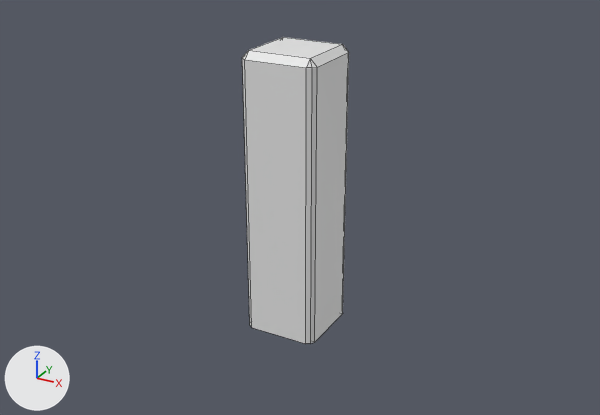
The FBX model Tunnel Ball/Assets/Meshes/Wall-Column-0p5x0p5x2.FBX: old version first, new version second.
The view is the same before and after, from a 50 mm lens placed at (2.88, -4.97, 3.27), pointed at (0.24, -0.19, 0.88). The axes (+X, +Y, +Z) are drawn at lower left. The lights are the same throughout. Mesh edges are drawn as thin lines. Where no turn or scale is listed for an object, it has been applied to the vertices.

The older version as bpy lines, for what is in view:
```python
me_mesh = bpy.data.meshes.new('Mesh')
me_mesh.from_pydata(...)  # 32 vertices, 34 faces; spans x -0.03..0.53, y -0.53..0.03, z 0.0..2.05
ob_wall_column_0p5x0p5x2 = bpy.data.objects.new('Wall-Column-0p5x0p5x2', me_mesh)
ob_wall_column_0p5x0p5x2.location = (0.0, 0.0, 0.0)
```
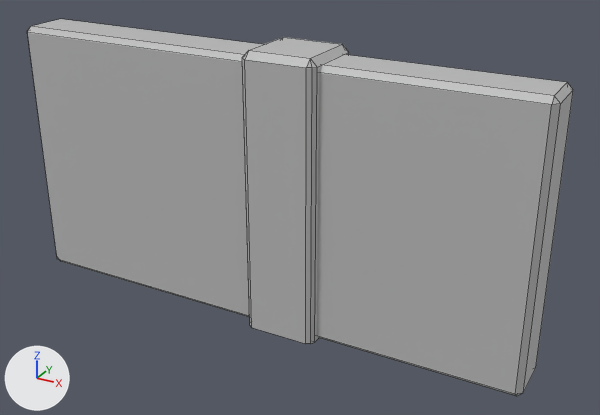
Where the newer file only moved an object's origin or applied its transform, the numbers keep the older frame.

Changed parts and their boxes (x1, y1, x2, y2) in the pictures (600 x 415 px):
```json
{"object": "Wall-Edge-4x0p5x2", "change": "added", "after": [27, 19, 573, 396]}
{"object": "Wall-Column-0p5x0p5x2", "change": "recoloured", "before": [242, 37, 349, 344], "after": [242, 37, 349, 344]}
```

The change, as JSON lines over the scene's bpy script:
```json
{"op": "add", "block": "mat_lambert1", "code": ["mat_lambert1 = principled_material('lambert1')", "mat_lambert1.base_color = (0.5, 0.5, 0.5)  # grey #bcbcbc"]}
{"block": "me_mesh", "where": "me_mesh.from_pydata(...)  # 32 vertices, 34 faces; spans x -0.03..0.53, y -0.53..0.03, z 0.0..2.05"}
{"op": "add", "block": "me_mesh", "code": "me_mesh.materials.append(mat_lambert1)  # grey #bcbcbc"}
{"op": "add", "block": "me_mesh_001", "code": ["me_mesh_001 = bpy.data.meshes.new('Mesh.001')", "me_mesh_001.from_pydata(...)  # 24 vertices, 26 faces; spans x -2.0..2.0, y -0.45..-0.05, z 0.0..2.0", "me_mesh_001.materials.append(mat_lambert1)  # grey #bcbcbc"]}
{"op": "add", "block": "ob_wall_edge_4x0p5x2", "code": ["ob_wall_edge_4x0p5x2 = bpy.data.objects.new('Wall-Edge-4x0p5x2', me_mesh_001)", "ob_wall_edge_4x0p5x2.location = (0.0, 0.0, 0.0)"]}
```
